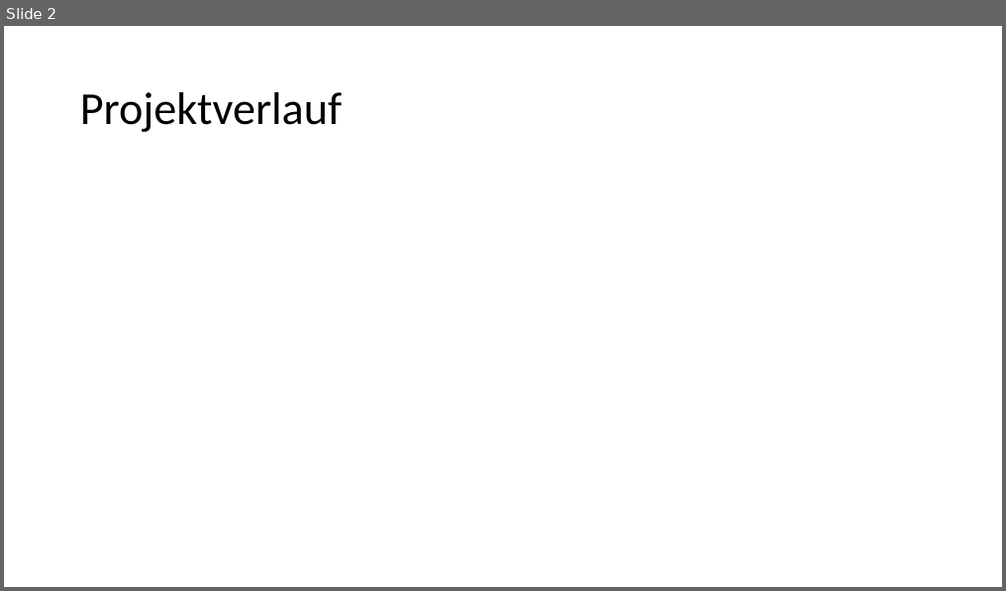
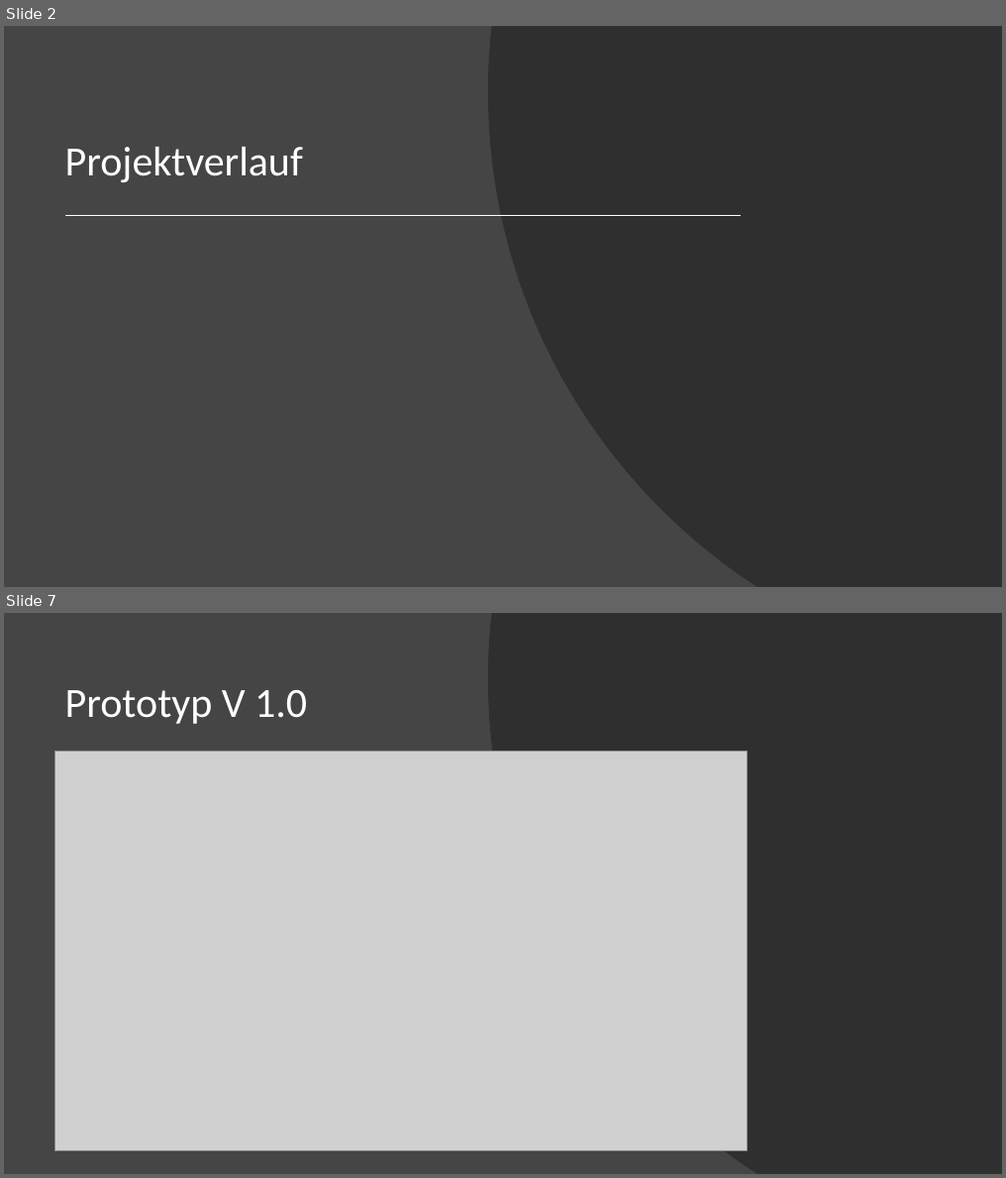
Before and after one commit to franjofranjic/Modul_306, a slide deck: Unterlagen/8_Präsentation/Präsentation_G6.pptx. Shown one above the other, each under a label of ours: slide 2 before the commit, slides 2 and 7 after it; the slides between them are not shown. The pictures are 1006x591 and 1006x1178 pixels, drawn with LibreOffice and Linux fonts; fonts in the diff are those of the drawing; grey boxes stand for pictures. Boxes give left, top, right and bottom in pixels: in the first picture for what was removed or moved away, otherwise in the second. Text is boxed around its words. In the diff, an @@ line names an element or a change of style, - is before the commit and + after.

```diff
--- a/Unterlagen/8_Präsentation/Präsentation_G6.pptx
+++ b/Unterlagen/8_Präsentation/Präsentation_G6.pptx
@@ slide 7 added at box(4, 613, 1002, 1174), background #454545 @@
@@ freeform shape added at box(488, 613, 1002, 1174), fill #262626 at 70% opacity @@
@@ title added at box(65, 690, 307, 724), 40 pt, text #FFFFFF @@
+Prototyp V 1.0
@@ picture added at box(54, 751, 747, 1152) @@
@@ slide 2 changed as well @@
@@ background #FFFFFF to #454545 @@
@@ freeform shape added at box(488, 26, 1002, 587), fill #262626 at 70% opacity @@
@@ title "Projektverlauf": place and size @@
-title "Projektverlauf" at box(80, 92, 342, 132)
+title "Projektverlauf" at box(65, 147, 303, 182)
@@ title "Projektverlauf" at box(65, 147, 303, 182): size 44 to 40 pt, text colour #000000 to #FFFFFF; vertical alignment middle to bottom @@
@@ line added from (67, 215) to (741, 215), #FFFFFF 1.5 pt @@
```
Also in this commit, not shown: 1 other slide changed, 5 other slides added, 2 slides removed, 28 other files.
